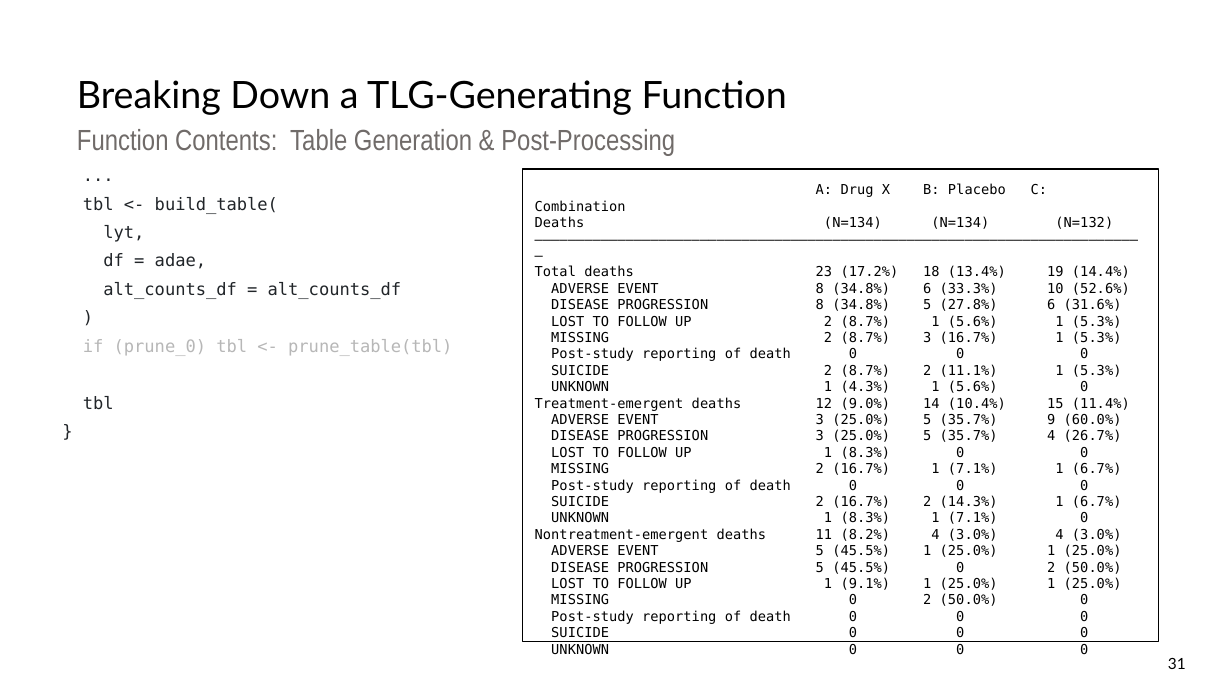
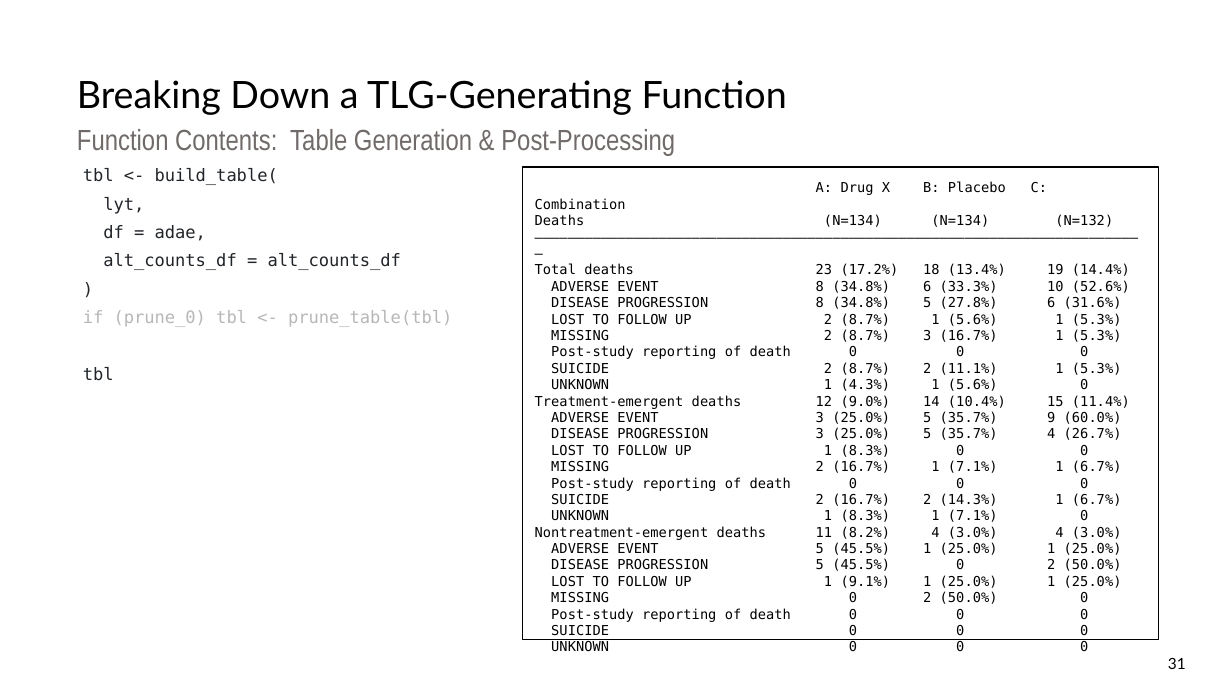
Before and after one commit to pharmaverse/cardinal, a slide deck: slide 31 of quarto/assets/resources/RinPharma_Workshop_2023.pptx. Drawn at 1232x693 pixels with LibreOffice and Linux fonts; fonts in the diff are those of the drawing. Boxes give left, top, right and bottom in pixels: in the first picture for what was removed or moved away, otherwise in the second. Text is boxed around its words. In the diff, an @@ line names an element or a change of style, - is before the commit and + after.

```diff
--- a/quarto/assets/resources/RinPharma_Workshop_2023.pptx
+++ b/quarto/assets/resources/RinPharma_Workshop_2023.pptx
@@ text at [83, 168, 452, 381]: paragraph removed @@
-...
@@ text at [83, 168, 452, 381]: paragraph removed @@
-}
@@ text "tbl <- build_table(": place and size @@
-text "tbl <- build_table(" at [83, 197, 452, 410]
+text "tbl <- build_table(" at [83, 168, 452, 381]
```
Also in this commit, not shown: 28 other slides changed.
